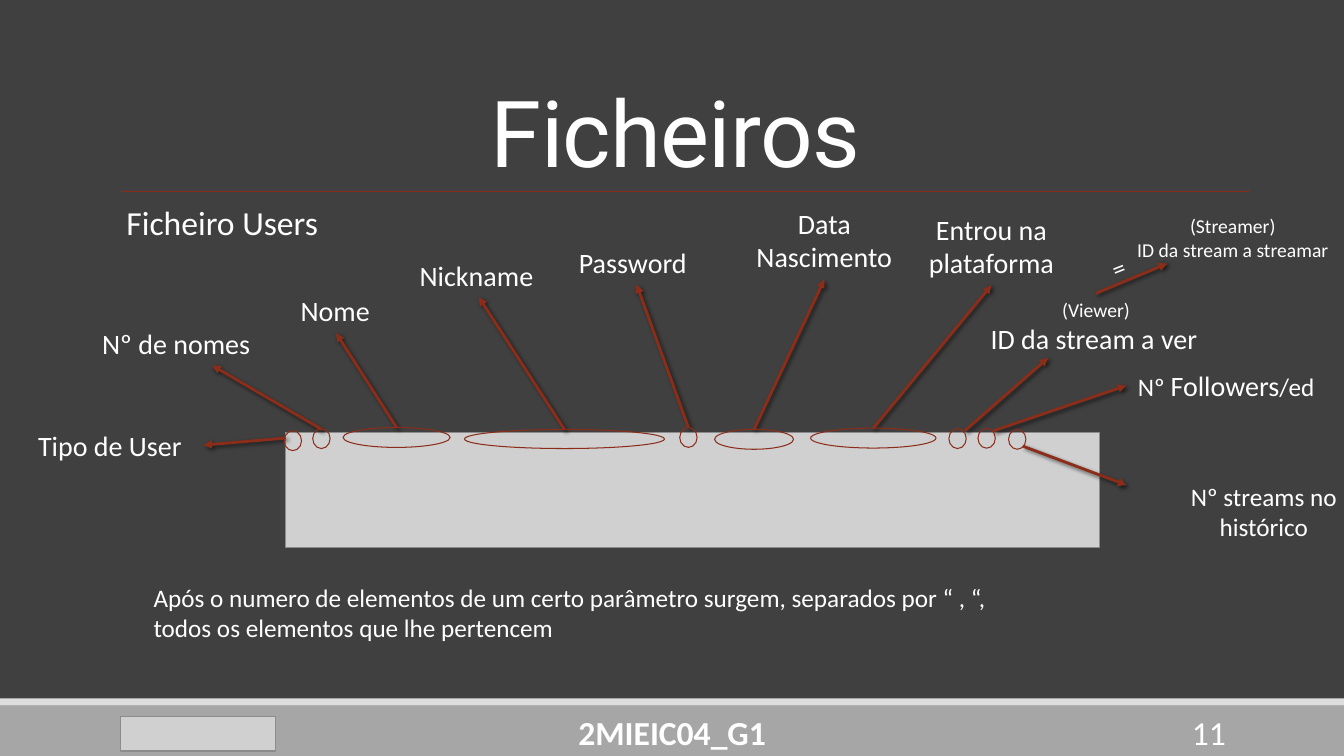
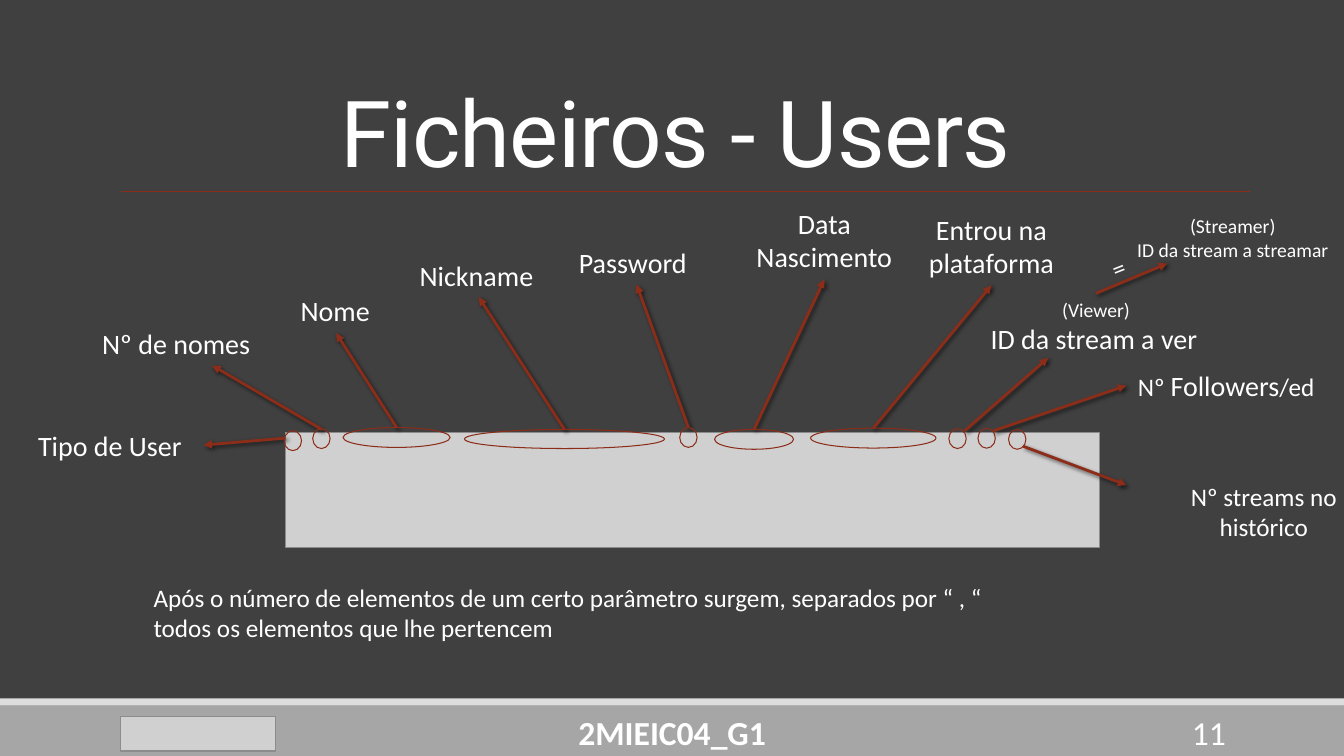
Before and after one commit to DoStini/FEUP-AEDA-proj, a slide deck: slide 11 of StreamZ_Apresentation4.pptx. Drawn at 1344x756 pixels with LibreOffice and Linux fonts; fonts in the diff are those of the drawing; grey boxes stand for pictures. Boxes give left, top, right and bottom in pixels: in the first picture for what was removed or moved away, otherwise in the second. Text is boxed around its words. In the diff, an @@ line names an element or a change of style, - is before the commit and + after.

```diff
--- a/StreamZ_Apresentation4.pptx
+++ b/StreamZ_Apresentation4.pptx
@@ title at box(340, 97, 1011, 168): text changed @@
-Ficheiros
+Ficheiros - Users
@@ text removed at box(126, 211, 318, 235) @@
-Ficheiro Users
@@ text at box(154, 589, 937, 641): text changed @@
-Após o numero de elementos de um certo parâmetro surgem, separados por “ , “, todos os elementos que lhe pertencem
+Após o número de elementos de um certo parâmetro surgem, separados por “ , “ todos os elementos que lhe pertencem
```
Also in this commit, not shown: 3 other slides changed, 1 slide added, 1 slide removed.
